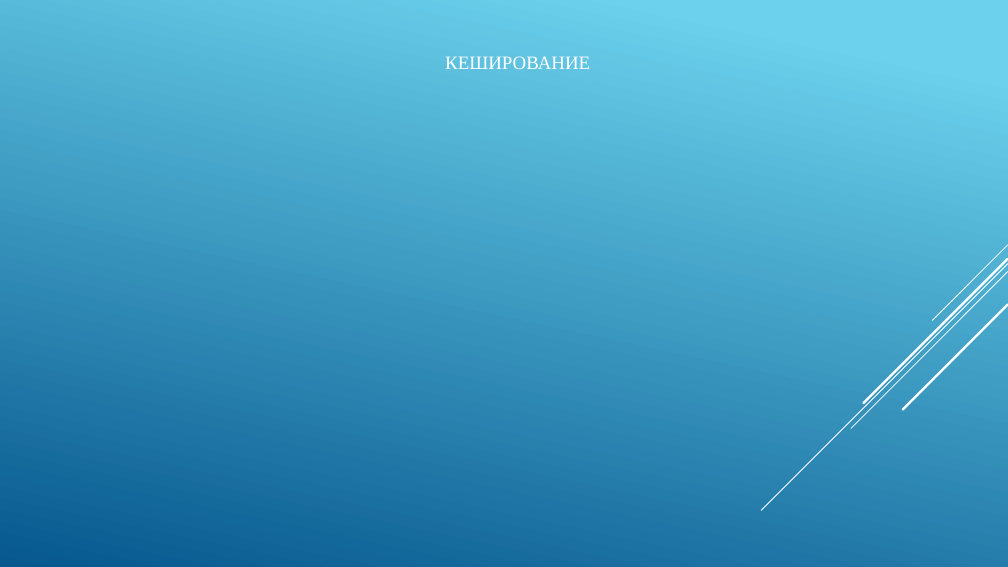
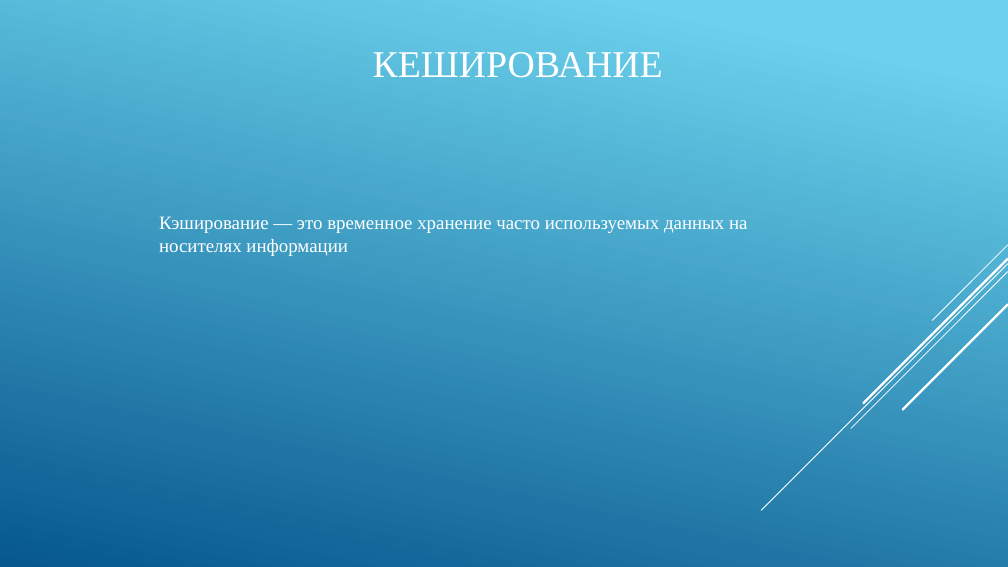
Before and after one commit to IgorTyutyunov/-, a slide deck: slide 7 of ВКР_5.pptx. Drawn at 1008x567 pixels with LibreOffice and Linux fonts; fonts in the diff are those of the drawing. Boxes give left, top, right and bottom in pixels: in the first picture for what was removed or moved away, otherwise in the second. Text is boxed around its words. In the diff, an @@ line names an element or a change of style, - is before the commit and + after.

```diff
--- a/ВКР_5.pptx
+++ b/ВКР_5.pptx
@@ title "КЕШИРОВАНИЕ" at (373, 52, 663, 78): size 18 to 36 pt @@
@@ text added at (159, 216, 747, 256), 18 pt, text #FFFFFF @@
+Кэширование — это временное хранение часто используемых данных на носителях информации
```
Also in this commit, not shown: 1 other slide changed, 2 slides added, 2 slides removed, 1 other file.
